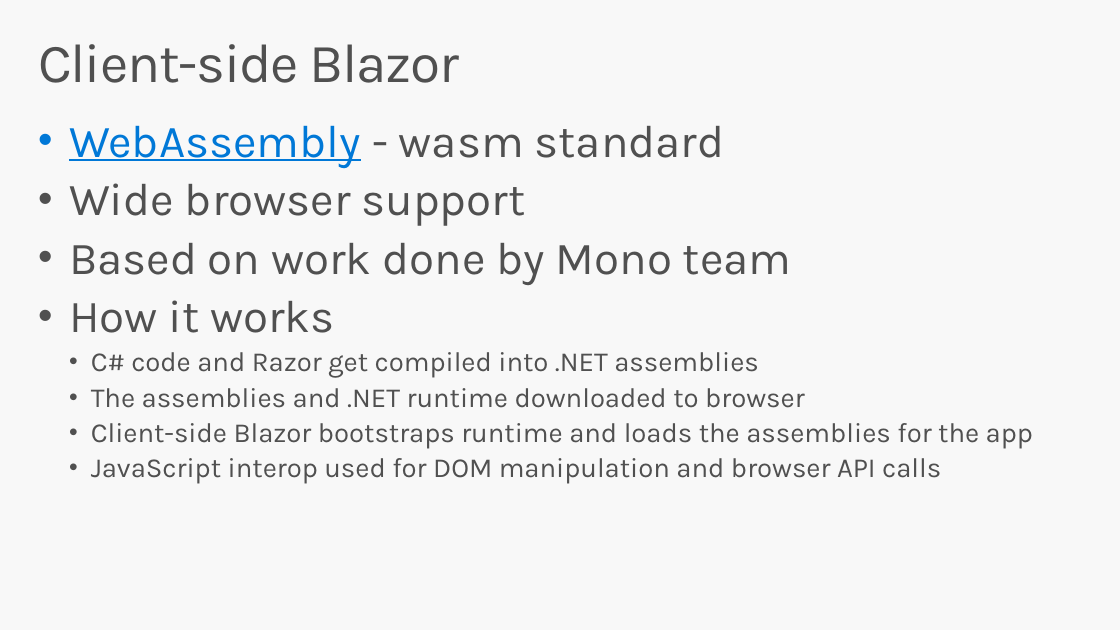
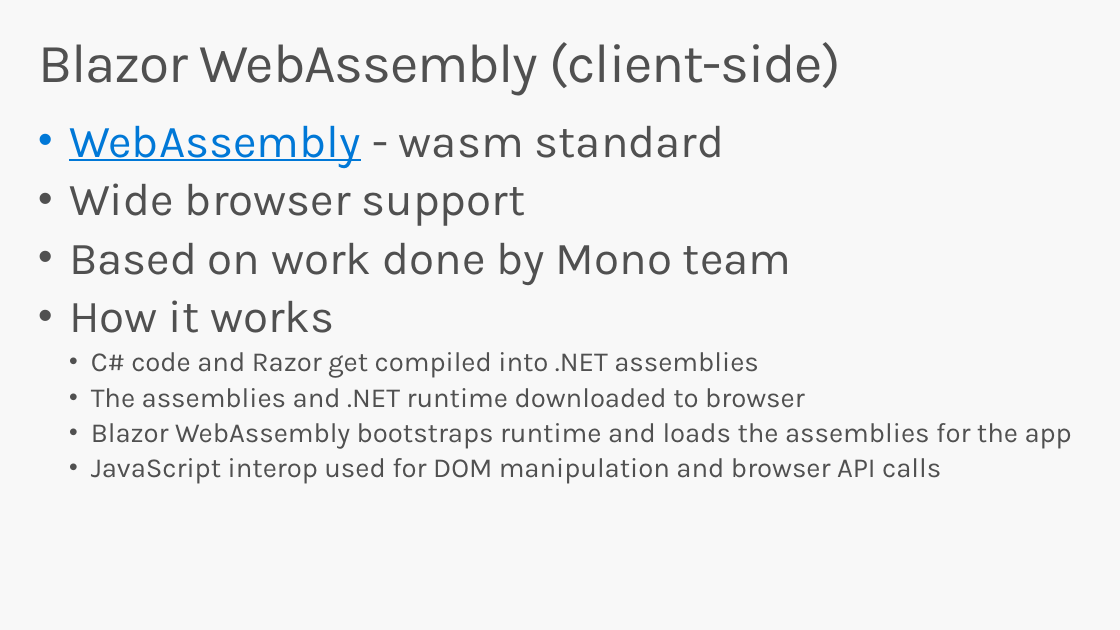
Before and after one commit to miroslavpopovic/aspnetcore-workshop, a slide deck: slide 9 of docs/blazor-introduction.pptx. Drawn at 1120x630 pixels with LibreOffice and Linux fonts; fonts in the diff are those of the drawing. Boxes give left, top, right and bottom in pixels: in the first picture for what was removed or moved away, otherwise in the second. Text is boxed around its words. In the diff, an @@ line names an element or a change of style, - is before the commit and + after.

Commit message:
Update Blazor client instructions part

```diff
--- a/docs/blazor-introduction.pptx
+++ b/docs/blazor-introduction.pptx
@@ title at [38,42,841,96]: text changed @@
-Client-side Blazor
+Blazor WebAssembly (client-side)
@@ text at [91,423,1072,449]: text changed @@
-  • Client-side Blazor bootstraps runtime and loads the assemblies for the app
+  • Blazor WebAssembly bootstraps runtime and loads the assemblies for the app
```
Also in this commit, not shown: 5 other slides changed, 5 other files.
